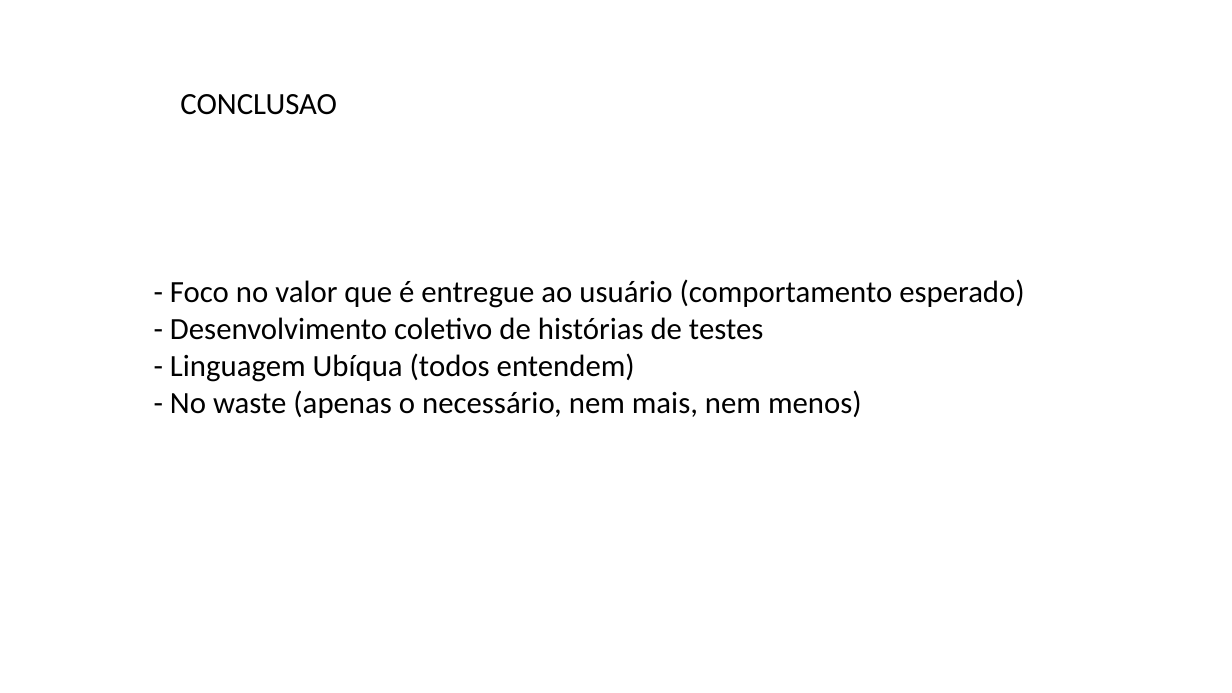
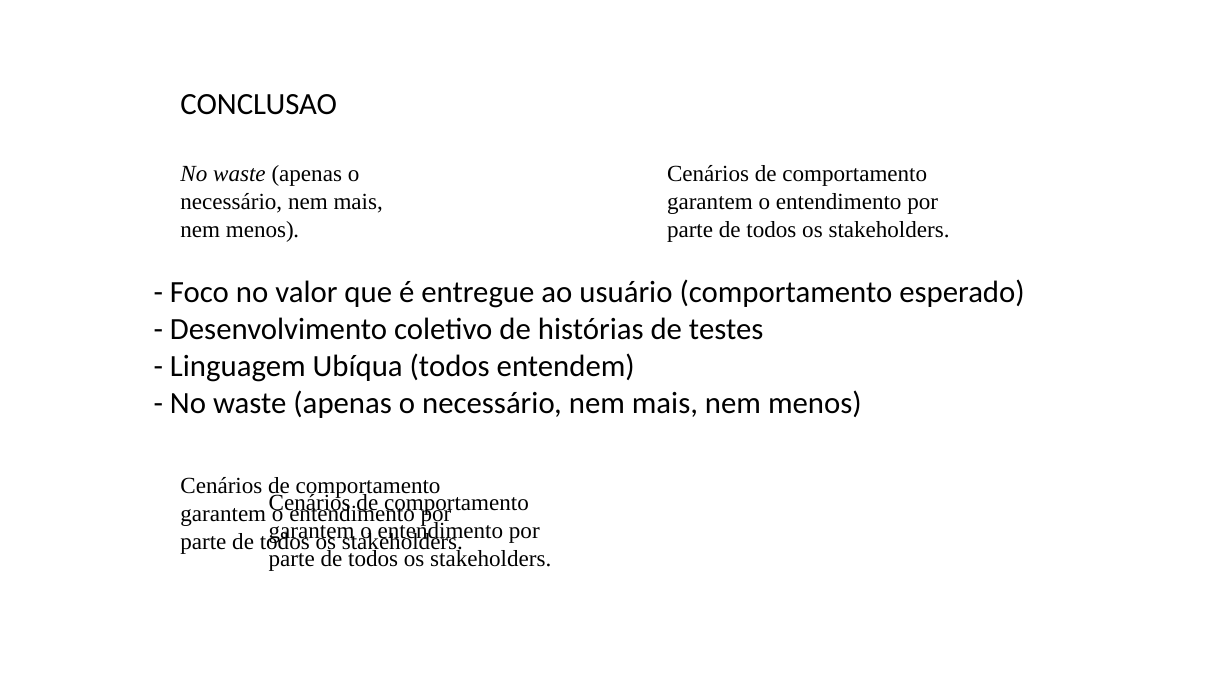
Before and after one commit to feevars/fatec4SEM, a slide deck: slide 9 of 2SEM/IES100 - Engenharia de Software I/BDD - Behavior Driven Development/apresentacao-oficial_BDD.pptx. Drawn at 1232x693 pixels with LibreOffice and Linux fonts; fonts in the diff are those of the drawing. Boxes give left, top, right and bottom in pixels: in the first picture for what was removed or moved away, otherwise in the second. Text is boxed around its words. In the diff, an @@ line names an element or a change of style, - is before the commit and + after.

```diff
--- a/2SEM/IES100 - Engenharia de Software I/BDD - Behavior Driven Development/apresentacao-oficial_BDD.pptx
+++ b/2SEM/IES100 - Engenharia de Software I/BDD - Behavior Driven Development/apresentacao-oficial_BDD.pptx
@@ text added at [180, 165, 383, 242], 18 pt, text #000000 @@
+No waste (apenas o necessário, nem mais, nem menos).
@@ text added at [667, 165, 950, 242], 18 pt, text #000000 @@
+Cenários de comportamento garantem o entendimento por parte de todos os stakeholders.
@@ text added at [180, 477, 529, 555], 18 pt, text #000000 @@
+Cenários de comportamento garantem o entendimento por parte de todos os stakeholders.
@@ text added at [268, 477, 551, 571], 18 pt, text #000000 @@
+Cenários de comportamento garantem o entendimento por parte de todos os stakeholders.
```
Also in this commit, not shown: 5 other slides changed, 1 slide added, 1 slide removed, 2 other files.
